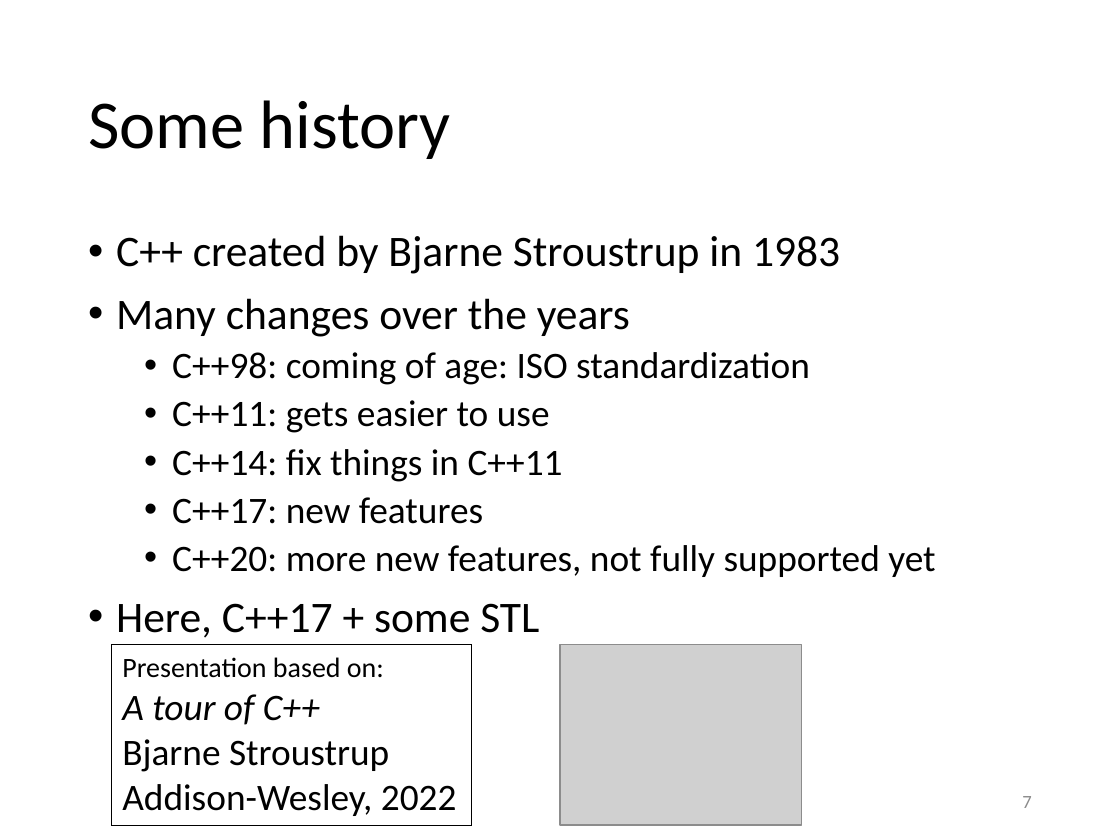
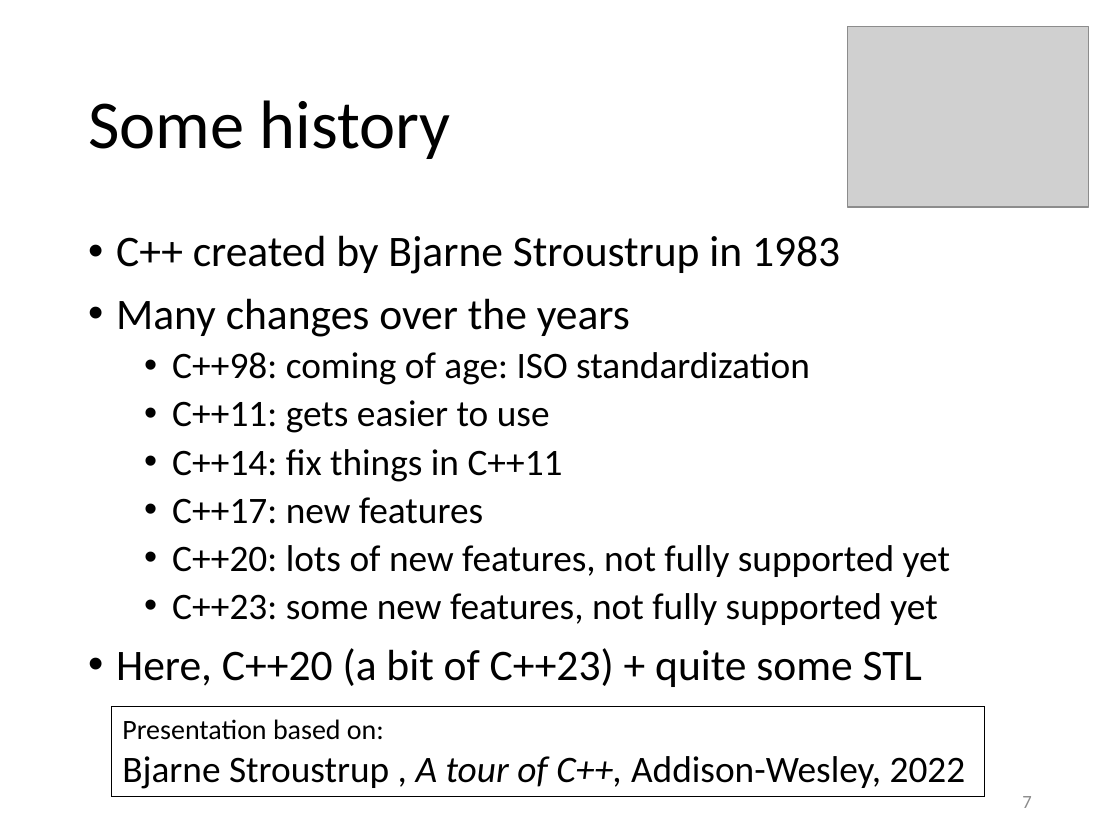
Before and after one commit to gjbex/Scientific-C-plus-plus, a slide deck: slide 7 of scientific_cpp.pptx. Drawn at 1120x840 pixels with LibreOffice and Linux fonts; fonts in the diff are those of the drawing; grey boxes stand for pictures. Boxes give left, top, right and bottom in pixels: in the first picture for what was removed or moved away, otherwise in the second. Text is boxed around its words. In the diff, an @@ line names an element or a change of style, - is before the commit and + after.

```diff
--- a/scientific_cpp.pptx
+++ b/scientific_cpp.pptx
@@ picture: place and size @@
-picture at box(560, 644, 801, 825)
+picture at box(847, 26, 1088, 207)
@@ text at box(116, 545, 950, 687): text changed @@
-  • C++20: more new features, not fully supported yet
-• Here, C++17 + some STL
+  • C++20: lots of new features, not fully supported yet
+  • C++23: some new features, not fully supported yet
+• Here, C++20 (a bit of C++23) + quite some STL
@@ rectangle "Presentation based on: Bjarne Stroustrup ...": place and size @@
-rectangle "Presentation based on: Bjarne Stroustrup ..." at box(111, 644, 472, 825)
+rectangle "Presentation based on: Bjarne Stroustrup ..." at box(111, 707, 984, 797)
@@ text in rectangle at box(122, 719, 966, 789): text changed @@
-Presentation based on:
-A tour of C++
-Bjarne Stroustrup
-Addison-Wesley, 2022
+Presentation based on:
+Bjarne Stroustrup , A tour of C++, Addison-Wesley, 2022
```
Also in this commit, not shown: 3 other slides changed, 1 slide added.
